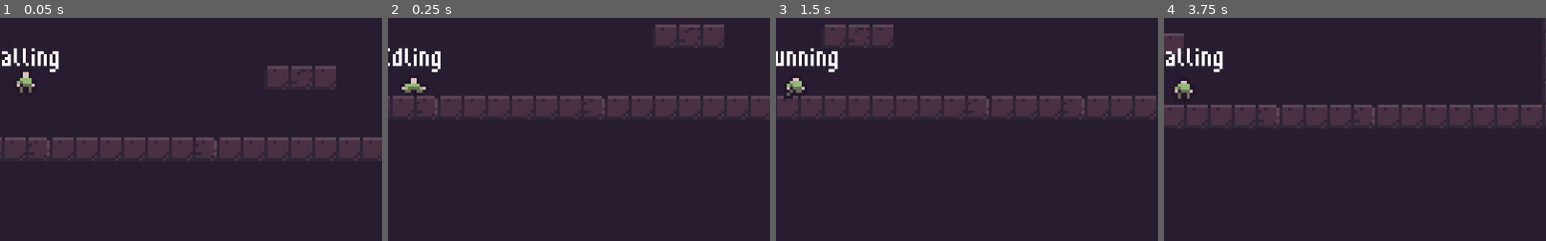
Above: before the commit, frames 1-4 (left to right).
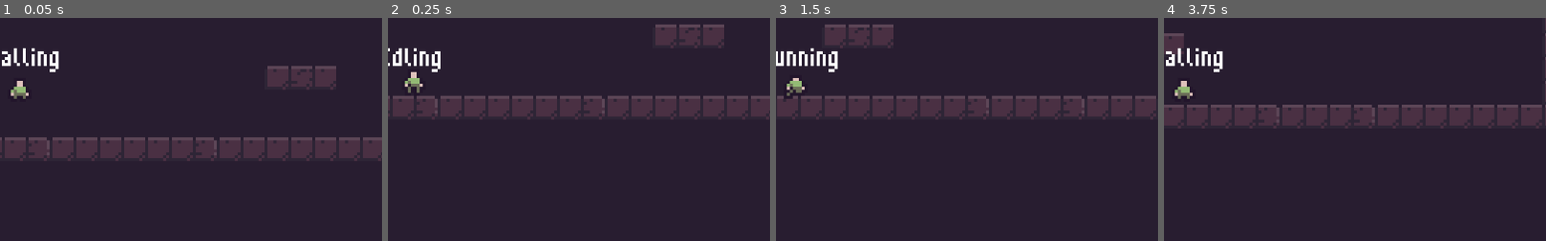
Above: after the commit, the same moments.

Repository: AGPritchard/state-machine
Game: Godot game, scene res://src/world/world.tscn
The game is run twice, just before and just after one commit, with the same random seed, the same clock (stepped at 60 frames per second) and the same inputs. The project has no main scene, so this scene is started directly.
Inputs:
- Up to frame 1 (0.05 s): no input
- Up to frame 2 (0.25 s): no input
- Up to frame 3 (1.5 s): tap Enter at 0.5 s; hold D (move_right) from 0.53 s (still down); tap Space (jump) at 0.6, 0.77, 1.07, 1.35 s
- Up to frame 4 (3.75 s): tap Space (jump) at 1.52, 1.82, 2.1, 2.85, 3.02, 3.32, 3.6 s; release D (move_right) at 2.03 s; hold A (move_left) 2.03-2.78 s; hold D (move_right) from 2.78 s (still down)
The pictures show only the part of the screen within x 47-97%, y 36-86%; the shares and areas given below are measured in that part.

The runs differ from the first frame. In frame 1, 0.4% of the frame differs, in the area x 2-10%, y 23-37%; in frame 2, 0.3%; in frame 3, nothing differs; in frame 4, 0.2%.

Commit message:
Add fall frame

Diff:
--- a/src/player/player.gd
+++ b/src/player/player.gd
@@ -85,6 +85,11 @@
 
 			velocity = move_input.normalized() * speed
 
+			# display first frame of the jump animation
+			$AnimatedSprite.play("jump")
+			$AnimatedSprite.frame = 0
+			$AnimatedSprite.stop()
+
 		STATES.HOLD:
 			# switch to 'jump' state if the jump button is pressed
 			if Input.is_action_just_pressed("jump"):
